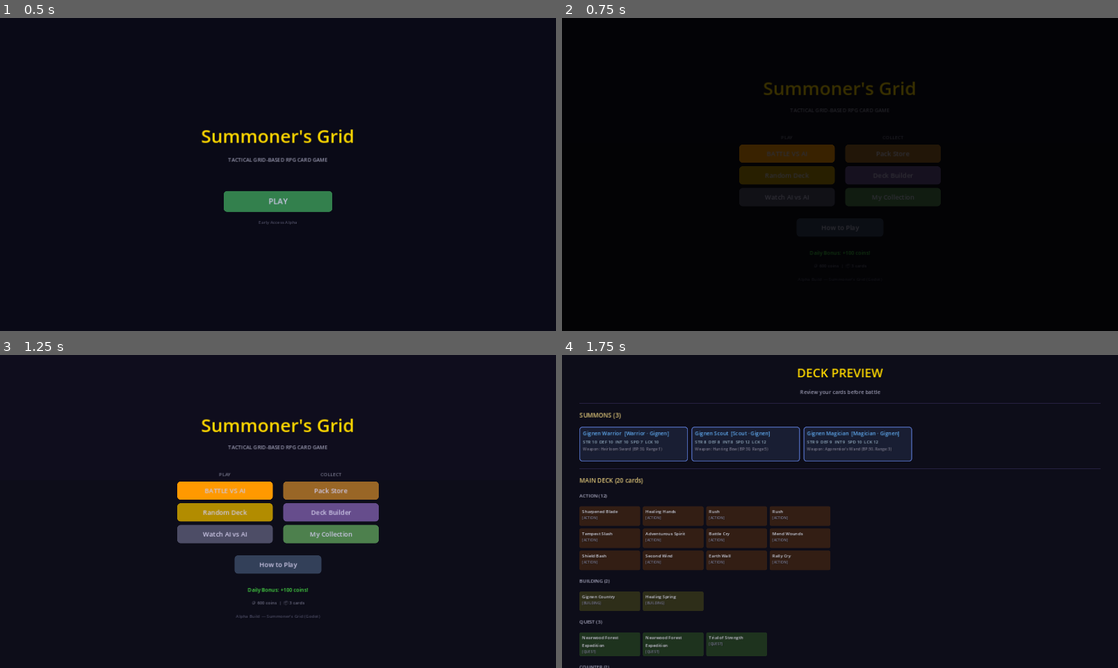
Above: before the commit, frames 1-4 (two rows, left to right).
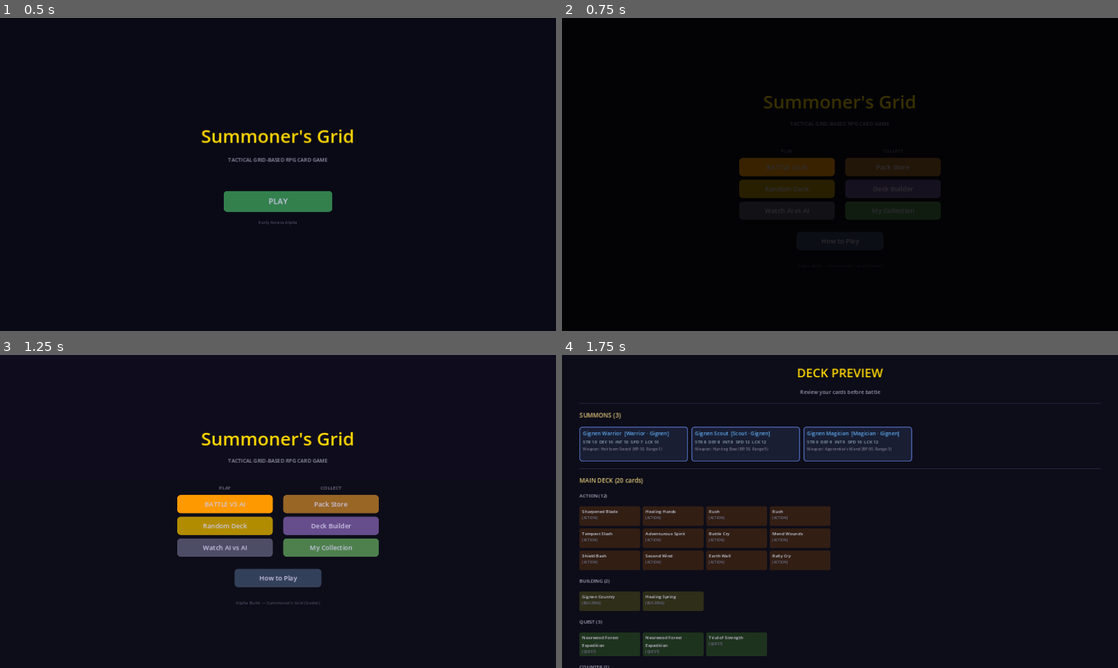
Above: after the commit, the same moments.

Repository: look-itsaxiom/summoners-grid
Game: Godot game, scene res://scenes/login.tscn
Two runs of this game, one before a commit and one after it. Both use one fixed random seed, a clock stepped at 60 frames per second and the inputs below.
Inputs:
- Up to frame 1 (0.5 s): no input
- Up to frame 2 (0.75 s): click "PLAY" at 0.5 s
- Up to frame 3 (1.25 s): no input
- Up to frame 4 (1.75 s): click "BATTLE VS AI" at 1.25 s

Frame 1 is identical in both runs. In frame 2, 4.6% of the frame differs, in the area x 31-69%, y 20-76%; in frame 3, 9.8%, in the area x 31-69%, y 20-85%; in frame 4, less than 0.1%.
Error after the commit: Parse Error: Cannot infer the type of "current" variable because the value doesn't have a set type. (res://scripts/engine/card_storage.gd:168)

Commit message:
feat: player rank system — Novice to Legend
Rank based on total wins, shown on menu with progress:
- Novice (0) → Apprentice (3) → Warrior (10) →
  Champion (25) → Master (50) → Legend (100)

Menu shows: "Rank: Apprentice (3/10 wins to Warrior)"
with rank-colored text (grey→green→blue→gold→purple→red).

Gives visible progression beyond card collecting.
Players chase the next rank title.

Co-Authored-By: Claude Opus 4.6 (1M context) <noreply@anthropic.com>

Diff:
--- a/godot/scripts/engine/card_storage.gd
+++ b/godot/scripts/engine/card_storage.gd
@@ -153,6 +153,28 @@
 ## Get match stats.
 func get_match_stats() -> Dictionary:
 	return {"total": _total_matches, "wins": _total_wins, "losses": _total_matches - _total_wins}
+
+
+## Get player rank based on total wins.
+func get_rank() -> Dictionary:
+	var ranks := [
+		{"name": "Novice", "min": 0, "color": Color(0.5, 0.5, 0.5)},
+		{"name": "Apprentice", "min": 3, "color": Color(0.3, 0.7, 0.3)},
+		{"name": "Warrior", "min": 10, "color": Color(0.3, 0.5, 0.9)},
+		{"name": "Champion", "min": 25, "color": Color(1.0, 0.75, 0.0)},
+		{"name": "Master", "min": 50, "color": Color(0.85, 0.2, 0.85)},
+		{"name": "Legend", "min": 100, "color": Color(1.0, 0.4, 0.2)},
+	]
+	var current := ranks[0]
+	for r in ranks:
+		if _total_wins >= r["min"]:
+			current = r
+	var next_rank := {}
+	for i in range(ranks.size() - 1):
+		if ranks[i]["name"] == current["name"] and i + 1 < ranks.size():
+			next_rank = ranks[i + 1]
+			break
+	return {"name": current["name"], "color": current["color"], "wins": _total_wins, "next": next_rank}
 
 
 ## Get rarity breakdown.
--- a/godot/scripts/ui/main_menu_screen.gd
+++ b/godot/scripts/ui/main_menu_screen.gd
@@ -131,12 +131,20 @@
 		bonus_label.horizontal_alignment = HORIZONTAL_ALIGNMENT_CENTER
 		center.add_child(bonus_label)
 
-	# Player stats bar
+	# Player rank + stats bar
 	if storage:
-		var stats_text := "🪙 %d coins  |  📦 %d cards" % [storage.get_coins(), storage.get_card_count()]
-		var match_stats: Dictionary = storage.get_match_stats()
-		if match_stats["total"] > 0:
-			stats_text += "  |  ⚔️ %d-%d W/L" % [match_stats["wins"], match_stats["losses"]]
+		var rank: Dictionary = storage.get_rank()
+		var rank_label := Label.new()
+		var rank_text := "Rank: %s" % rank["name"]
+		if rank.has("next") and not rank["next"].is_empty():
+			rank_text += "  (%d/%d wins to %s)" % [rank["wins"], rank["next"]["min"], rank["next"]["name"]]
+		rank_label.text = rank_text
+		rank_label.add_theme_font_size_override("font_size", 11)
+		rank_label.add_theme_color_override("font_color", rank["color"])
+		rank_label.horizontal_alignment = HORIZONTAL_ALIGNMENT_CENTER
+		center.add_child(rank_label)
+
+		var stats_text := "🪙 %d  |  📦 %d cards" % [storage.get_coins(), storage.get_card_count()]
 		var rarities: Dictionary = storage.get_rarity_counts()
 		if rarities.has("myth"):
 			stats_text += "  |  ✨ %d myth" % rarities["myth"]
